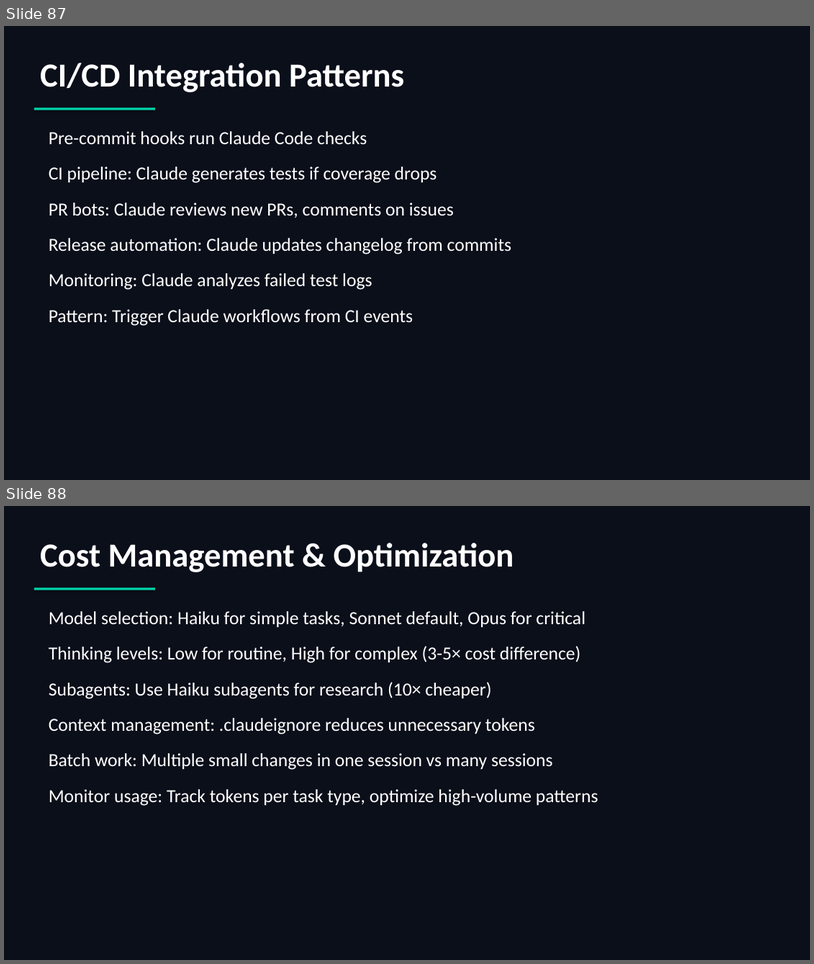
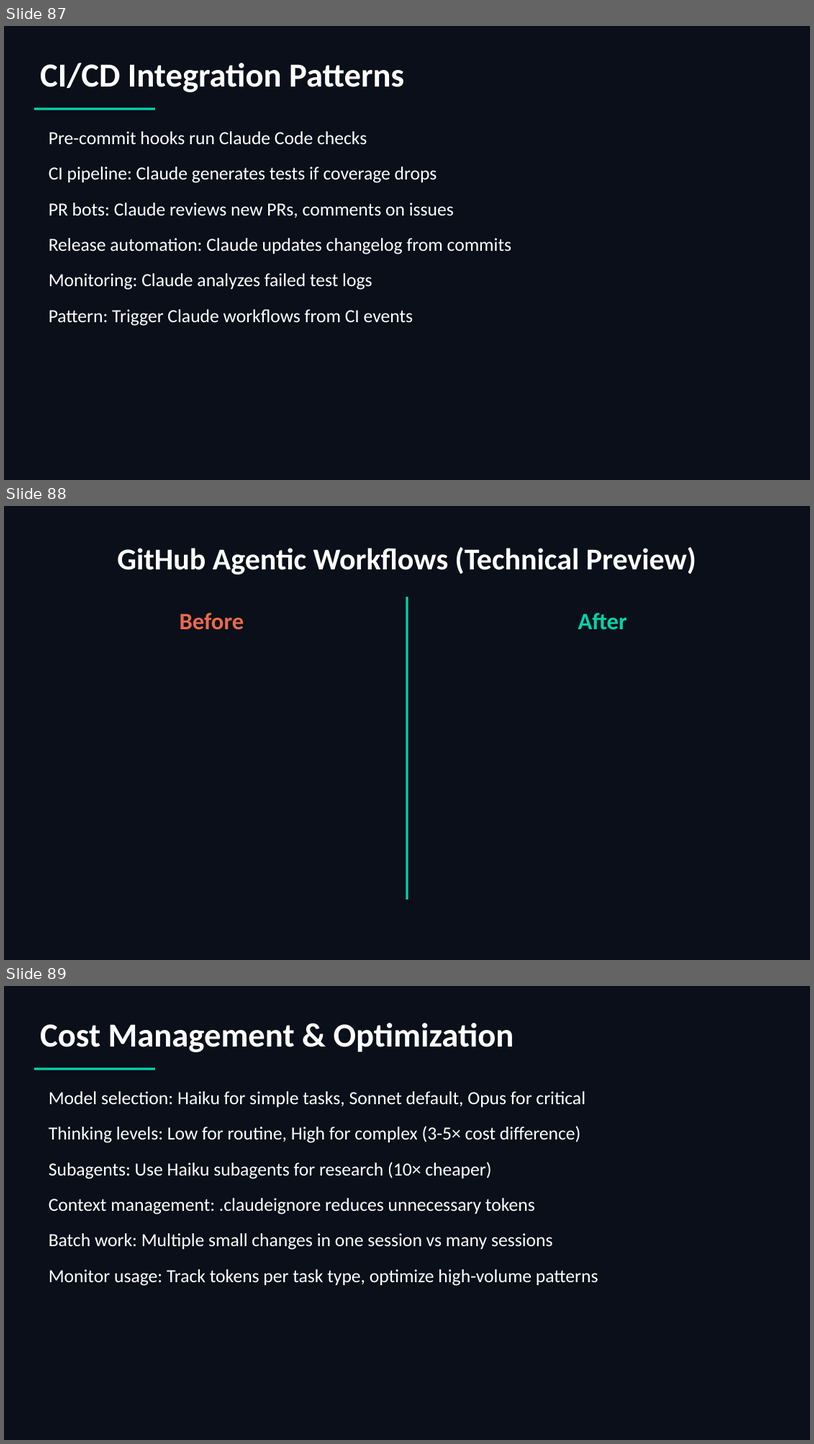
Before and after one commit to scottrhay/AIA-ClaudeCopilot, a slide deck: slides/Day3_Claude_Code_Advanced.pptx. Shown one above the other, each under a label of ours: slides 87 and 88 before the commit, slides 87, 88 and 89 after it. The pictures are 814x964 and 814x1444 pixels, drawn with LibreOffice and Linux fonts; fonts in the diff are those of the drawing. Boxes give left, top, right and bottom in pixels: in the first picture for what was removed or moved away, otherwise in the second. Text is boxed around its words. In the diff, an @@ line names an element or a change of style, - is before the commit and + after.

Commit message:
Day 3: Add GitHub Agentic Workflows slide (Technical Preview Feb 13)
Split slide after CI/CD Integration Patterns.
Left: What it is (Markdown CI/CD, Claude Code + Copilot + Codex, GitHub MCP)
Right: Why it matters (Microsoft endorses Claude, multi-vendor, 50+ pre-built workflows)
Day 3 now 98 slides.

```diff
--- a/slides/Day3_Claude_Code_Advanced.pptx
+++ b/slides/Day3_Claude_Code_Advanced.pptx
@@ slide 88 added at [4,506,810,960], background #0B0F1A @@
@@ text added at [117,547,697,574], 36 pt, text #FFFFFF, bold @@
+GitHub Agentic Workflows (Technical Preview)
@@ text added at [180,613,244,630], 28 pt, text #E86B4A, bold @@
+Before
@@ rectangle added at [406,597,409,899], fill #00D4AA @@
@@ text added at [579,613,628,630], 28 pt, text #00D4AA, bold @@
+After
@@ what was slide 88 is now slide 89 @@
```
Also in this commit, not shown: 1 other file.
